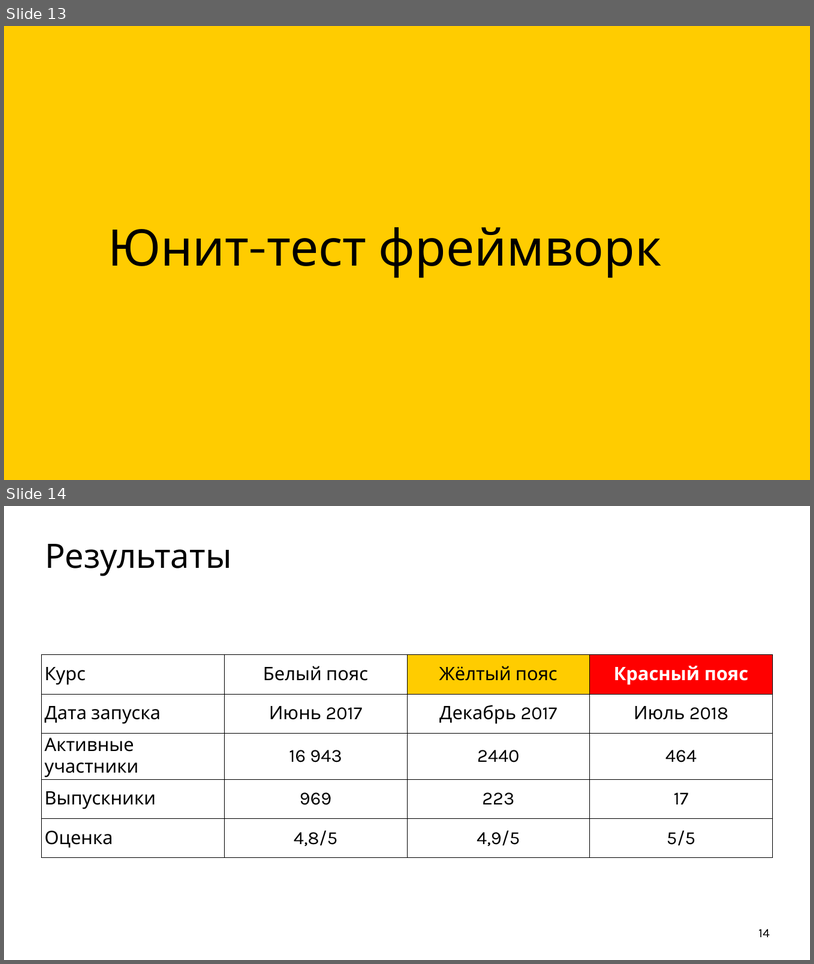
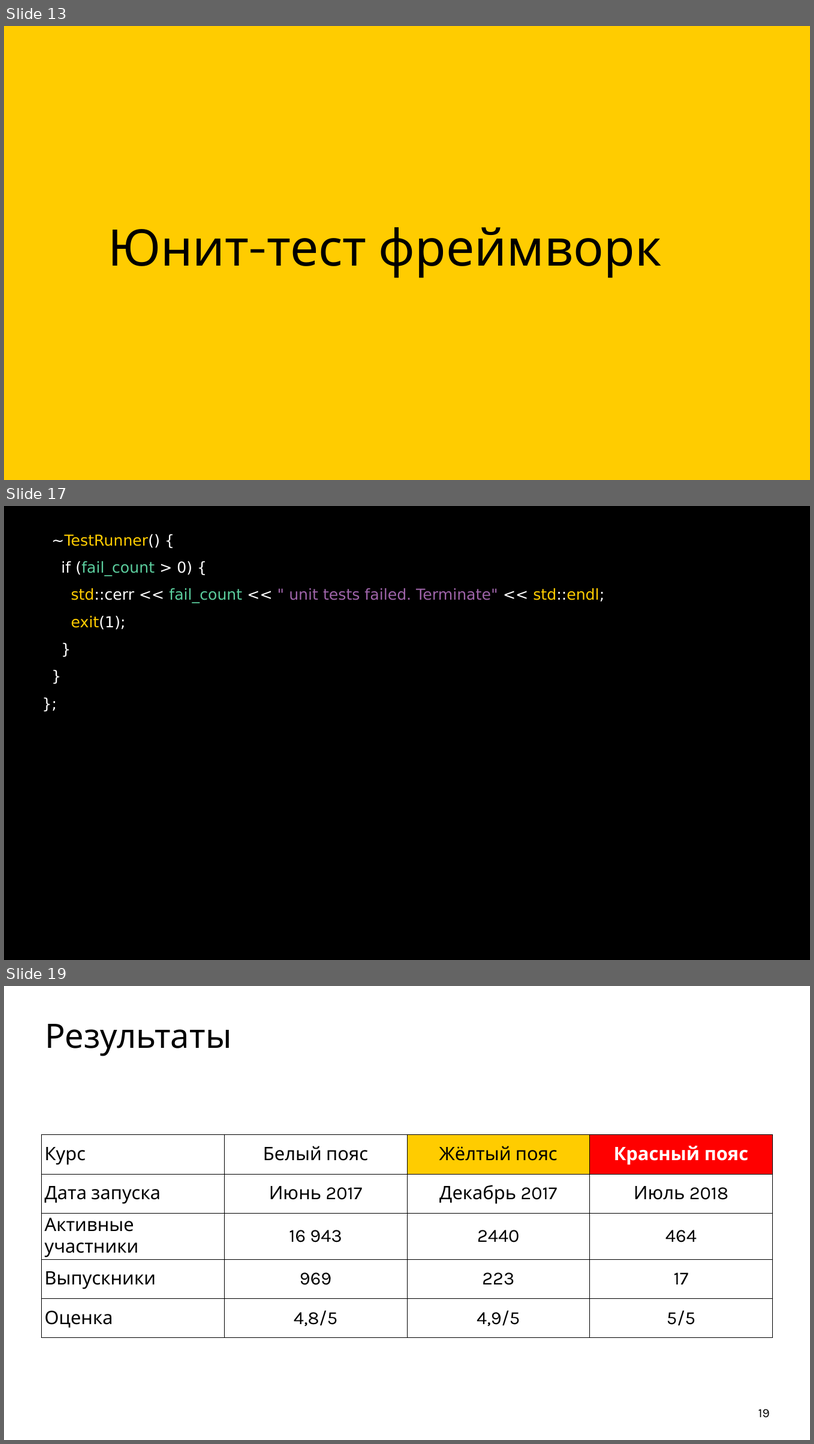
Before and after one commit to ishfb/cpprus18, a slide deck: slides.pptx. Shown one above the other, each under a label of ours: slides 13 and 14 before the commit, slides 13, 17 and 19 after it; the slides between them are not shown. The pictures are 814x964 and 814x1444 pixels, drawn with LibreOffice and Linux fonts; fonts in the diff are those of the drawing; background and template pictures are left out. Boxes give left, top, right and bottom in pixels: in the first picture for what was removed or moved away, otherwise in the second. Text is boxed around its words. In the diff, an @@ line names an element or a change of style, - is before the commit and + after.

```diff
--- a/slides.pptx
+++ b/slides.pptx
@@ slide 17 added at (4, 506, 810, 960), background #FFFFFF @@
@@ text added at (4, 506, 810, 960), fill #000000, 36 pt, text #FFFFFF @@
+~TestRunner() {
+if (fail_count > 0) {
+std::cerr << fail_count << " unit tests failed. Terminate" << std::endl;
+exit(1);
+}
+}
+};
@@ what was slide 14 is now slide 19 @@
@@ page number at (759, 1408, 770, 1417): text changed @@
-14
+19
```
Also in this commit, not shown: 4 other slides added.
